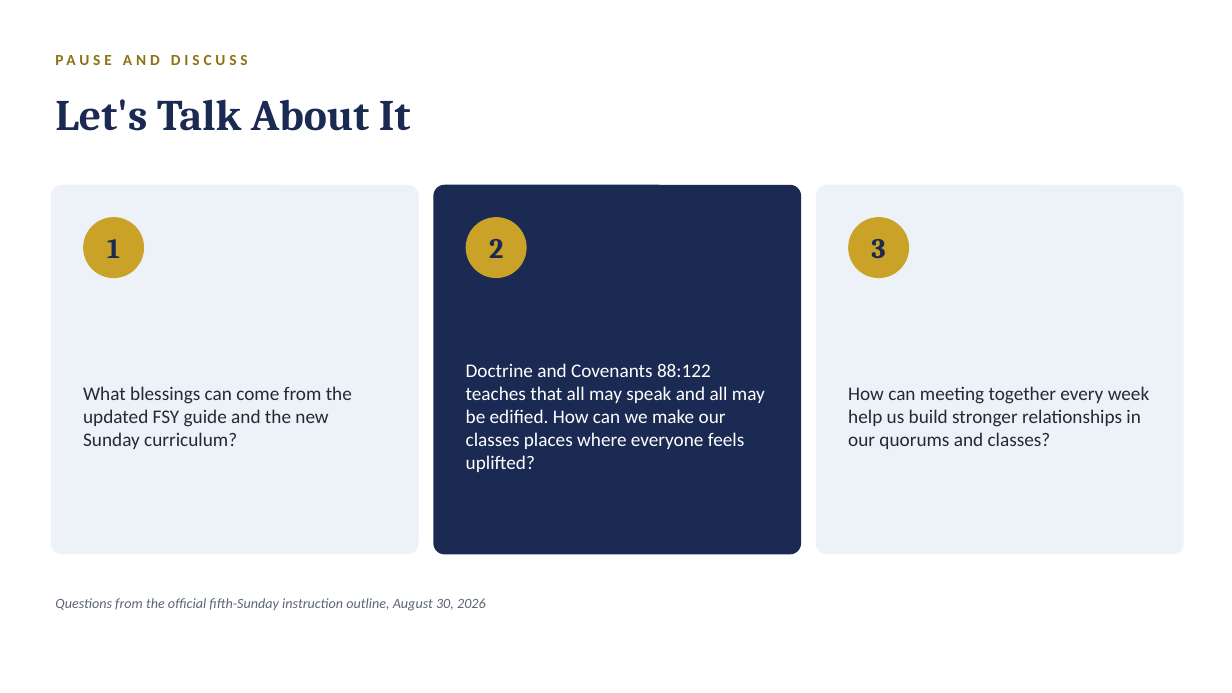
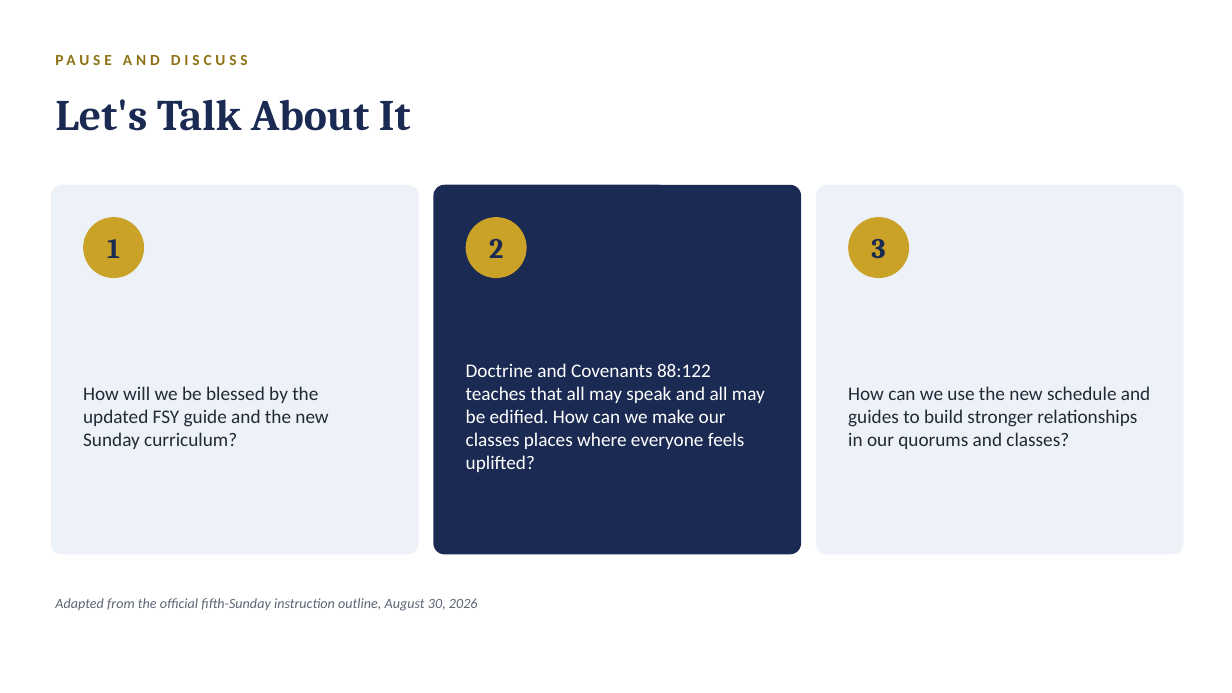
Before and after one commit to hblaylock1/parmagirlscamp, a slide deck: slide 12 of new-sunday-youth-curriculum.pptx (slide 11 before the commit). Drawn at 1232x693 pixels with LibreOffice and Linux fonts; fonts in the diff are those of the drawing. Boxes give left, top, right and bottom in pixels: in the first picture for what was removed or moved away, otherwise in the second. Text is boxed around its words. In the diff, an @@ line names an element or a change of style, - is before the commit and + after.

```diff
--- a/new-sunday-youth-curriculum.pptx
+++ b/new-sunday-youth-curriculum.pptx
@@ text at [83, 386, 328, 449]: text changed @@
-What blessings can come from the updated FSY guide and the new Sunday curriculum?
+How will we be blessed by the updated FSY guide and the new Sunday curriculum?
@@ text at [848, 386, 1150, 449]: text changed @@
-How can meeting together every week help us build stronger relationships in our quorums and classes?
+How can we use the new schedule and guides to build stronger relationships in our quorums and classes?
@@ text at [55, 598, 478, 611]: text changed @@
-Questions from the official fifth-Sunday instruction outline, August 30, 2026
+Adapted from the official fifth-Sunday instruction outline, August 30, 2026
```
Also in this commit, not shown: 1 other slide changed, 2 slides added, 1 slide removed, 1 other file.
